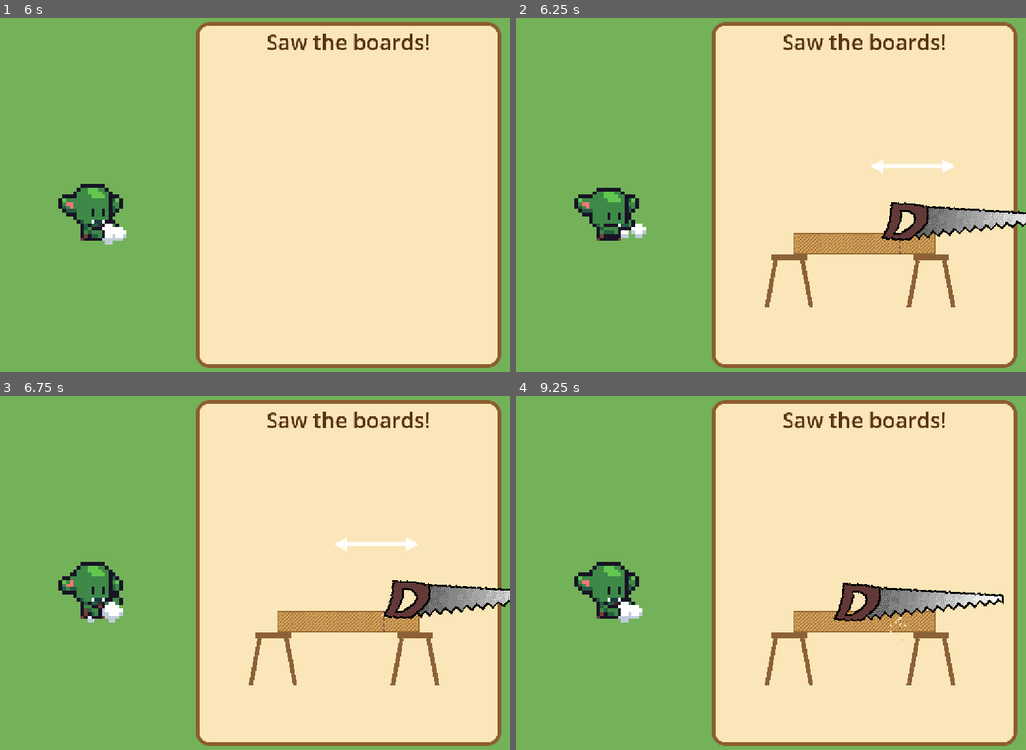
Above: before the commit, frames 1-4 (two rows, left to right).
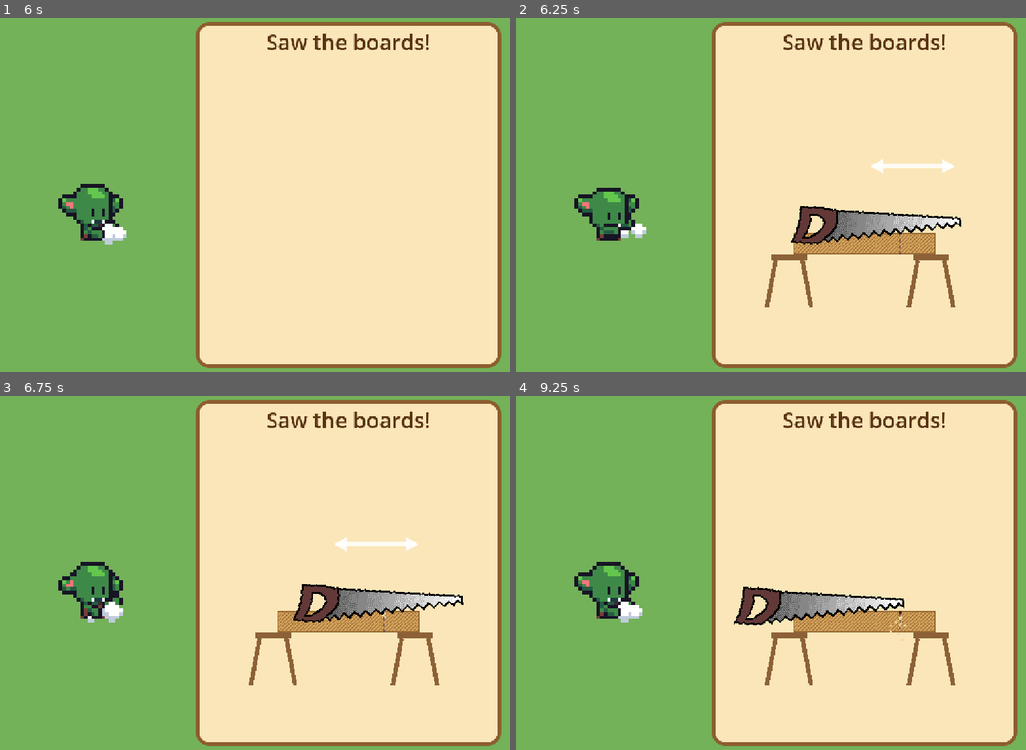
Above: after the commit, the same moments.

Repository: iscdnn/ipad-games
Game: Godot game, scene res://scenes/goblin_fixit/site.tscn
The game is run twice, just before and just after one commit, with the same random seed, the same clock (stepped at 60 frames per second) and the same inputs.
Inputs (mouse positions are in pixels of both pictures, inside the frame that each line leads up to):
- Up to frame 1 (6 s): move the mouse to (362, 177) at 0.52 s; click (362, 177) at 0.67 s; drag from (142, 212) to (224, 269) at 1.27 s; move the mouse to (300, 113) at 2.02 s; click (300, 113) at 2.17 s; drag from (224, 269) to (91, 141) at 2.77 s; move the mouse to (402, 248) at 3.52 s; click (402, 248) at 3.67 s; drag from (91, 141) to (168, 102) at 4.27 s; move the mouse to (275, 195) at 5.02 s; click (275, 195) at 5.17 s; drag from (168, 102) to (142, 212) at 5.77 s
- Up to frame 2 (6.25 s): no input
- Up to frame 3 (6.75 s): drag from (249, 573) to (300, 491) at 6.52 s
- Up to frame 4 (9.25 s): drag from (658, 590) to (740, 647) at 7.27 s; move the mouse to (816, 491) at 8.02 s; click (816, 491) at 8.17 s; drag from (740, 647) to (607, 519) at 8.77 s

Frame 1 is identical in both runs. In frame 2, 3.3% of the frame differs, in the area x 53-100%, y 52-65%; in frame 3, 3.1%; in frame 4, 3.5%, in the area x 42-96%, y 52-65%.

Commit message:
Saw stroke range from the new 200x50 saw blade
Contact runs from 10px in from the tip (right) to 60px in from the left
(by the handle): blade_handle_px / blade_tip_inset / saw_teeth_y exports,
slide_range now derived from them (130 screen px each side at 2x).

Co-Authored-By: Claude Opus 5.5 <noreply@anthropic.com>
Claude-Session: https://claude.ai/code/session_01B5mcxfJkcvHHXTBgvNKEz7

Diff:
--- a/scripts/goblin_fixit/steps/saw_step.gd
+++ b/scripts/goblin_fixit/steps/saw_step.gd
@@ -4,10 +4,16 @@
 ## (stroke_time) with its SFX, so cutting has a rhythm to match.
 
 @export var saw_texture: Texture2D = preload("res://assets/sprites/saw.png")
-## Point on saw_texture (pixels) that sits on the cut line: middle of the teeth.
-@export var saw_tooth_point := Vector2(23, 36)
-## How far the saw can slide either side of the cut line.
-@export var slide_range := 110.0
+## Blade on saw_texture (texture px) that touches the cut. A push stroke runs
+## the contact from blade_tip_inset in from the right edge (tip) to
+## blade_handle_px in from the left (by the handle); a pull goes back.
+@export var blade_handle_px := 60.0
+@export var blade_tip_inset := 10.0
+## Teeth line height on saw_texture (texture px).
+@export var saw_teeth_y := 44.0
+
+## Saw slide either side of centre (screen px), from the blade range above.
+var slide_range := 110.0
 
 @export_group("Cutting")
 ## Cut needed to get through one board.
@@ -100,7 +106,10 @@
 	_saw = Sprite2D.new()
 	_saw.texture = saw_texture
 	_saw.centered = false
-	_saw.offset = -saw_tooth_point
+	# contact point at the middle of the blade; sliding moves it toward tip/handle
+	var tip_x := saw_texture.get_width() - blade_tip_inset
+	_saw.offset = -Vector2((blade_handle_px + tip_x) / 2.0, saw_teeth_y)
+	slide_range = (tip_x - blade_handle_px) / 2.0 * art_scale
 	_saw.scale = Vector2.ONE * art_scale
 	add_child(_saw)
 
